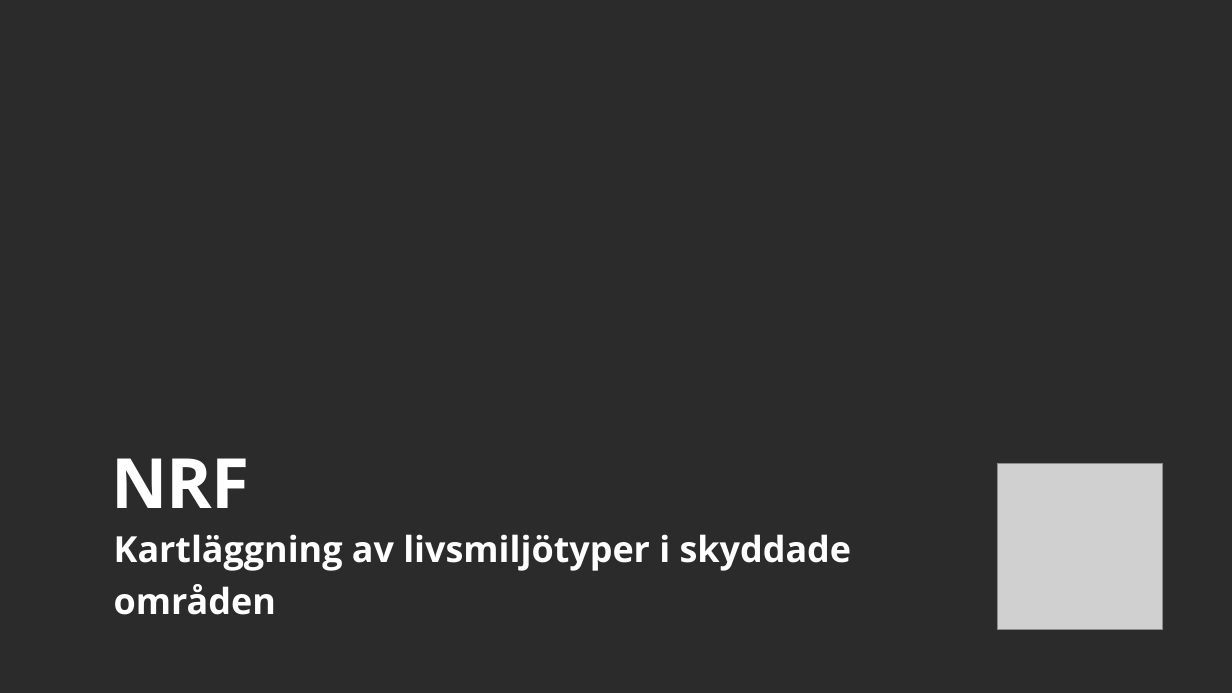
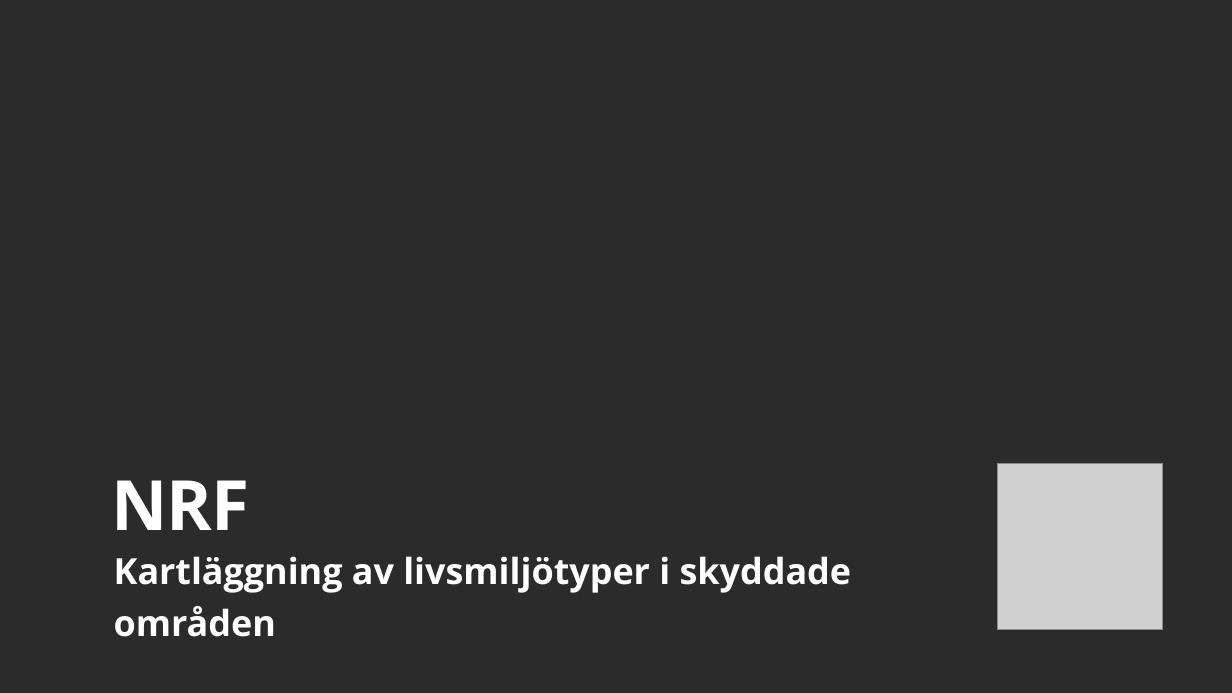
Before and after one commit to ulfboge/lansstyrelsen-nrr, a slide deck: slide 1 of docs/nrf-presentation-v2.pptx. Drawn at 1232x693 pixels with LibreOffice and Linux fonts; fonts in the diff are those of the drawing; grey boxes stand for pictures; background and template pictures are left out; a plain dark background stands for a picture behind light text. Boxes give left, top, right and bottom in pixels: in the first picture for what was removed or moved away, otherwise in the second. Text is boxed around its words. In the diff, an @@ line names an element or a change of style, - is before the commit and + after.

```diff
--- a/docs/nrf-presentation-v2.pptx
+++ b/docs/nrf-presentation-v2.pptx
@@ title "NRF": place and size @@
-title "NRF" at [112,458,250,508]
+title "NRF" at [112,480,250,530]
@@ subtitle "Kartläggning av livsmiljötyper i skyddade ...": place and size @@
-subtitle "Kartläggning av livsmiljötyper i skyddade ..." at [114,534,852,615]
+subtitle "Kartläggning av livsmiljötyper i skyddade ..." at [114,556,852,637]
```
Also in this commit, not shown: 10 other slides changed.
